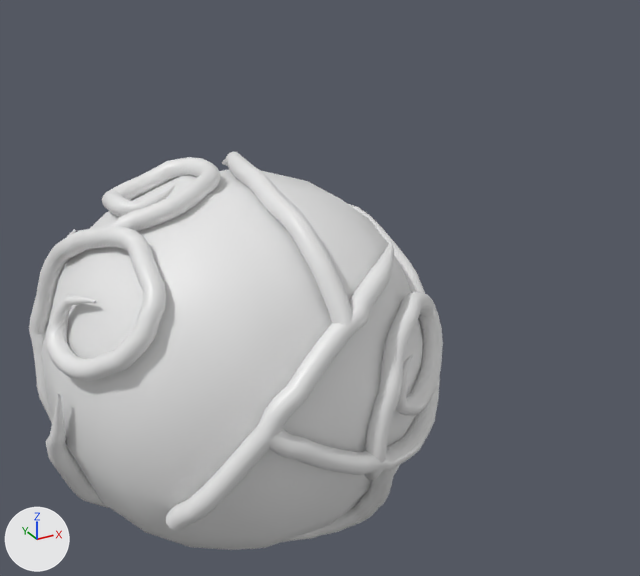
Before and after pictures for a commit that changed the FBX model 3D 场景/大球.fbx.
Both versions are drawn from a camera (50 mm lens) standing at (-2.14, -3.36, 1.55) and looking at (-0.17, 0.22, -0.24). Every picture has the same lights, and +X, +Y and +Z are marked at lower left. The older version comes first. Vertices at exactly the same position are counted once.

Objects in the first picture: 'Icosphere', 'Vine'.
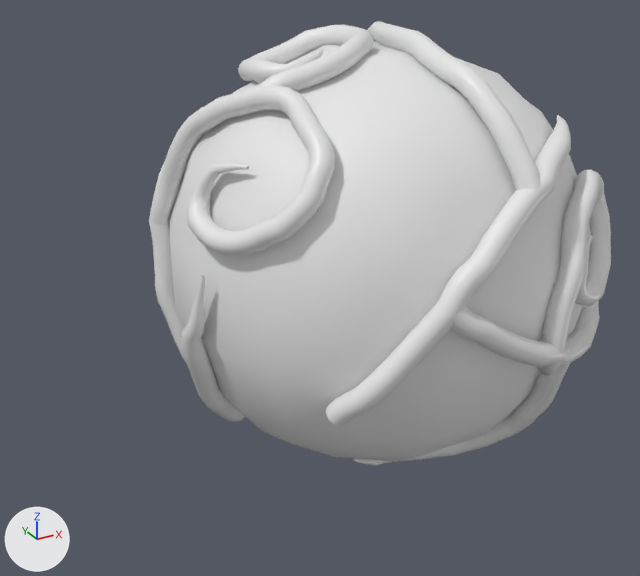
What differs and where, as boxes (x1, y1, x2, y2) in the pictures (640 x 576 px):
'Icosphere', reshaped, moved (21% wider, 17% taller)
    before: (41, 170, 423, 550)
    after: (149, 21, 611, 466)
'Vine', deleted
    before: (29, 151, 443, 542)
part 1 of me_icosphere, added
    after: (149, 21, 611, 466)

The change, as a diff of the scene's bpy script:
```diff
--- a/3D 场景/大球.fbx.py
+++ b/3D 场景/大球.fbx.py
@@ me_icosphere @@
 # used by ob_icosphere; location = (-0.526, 0.499, -0.656)
-me_icosphere.from_pydata(...)  # 152 vertices, 150 faces; spans x -0.95..0.95, y -0.95..0.95, z -0.95..0.95
+me_icosphere.from_pydata(...)  # 9222 vertices, 8822 faces; spans x -1.04..1.03, y -1.05..1.04, z -0.97..1.04
+# me_icosphere part 1: 9070 vertices added at x -1.04..1.03, y -1.05..1.04, z -0.97..1.04
 me_icosphere.materials.append(mat_material)
+me_icosphere.materials.append(mat_stem)  # white #e7e7e7
@@ ob_vine @@
-ob_vine = bpy.data.objects.new('Vine', me_vine)
-ob_vine.location = (-1.168, -0.302, -0.959)
@@ ob_icosphere @@
 ob_icosphere = bpy.data.objects.new('Icosphere', me_icosphere)
-ob_icosphere.location = (-0.526, 0.499, -0.656)
+ob_icosphere.location = (0.0, 0.0, 0.0)
```
